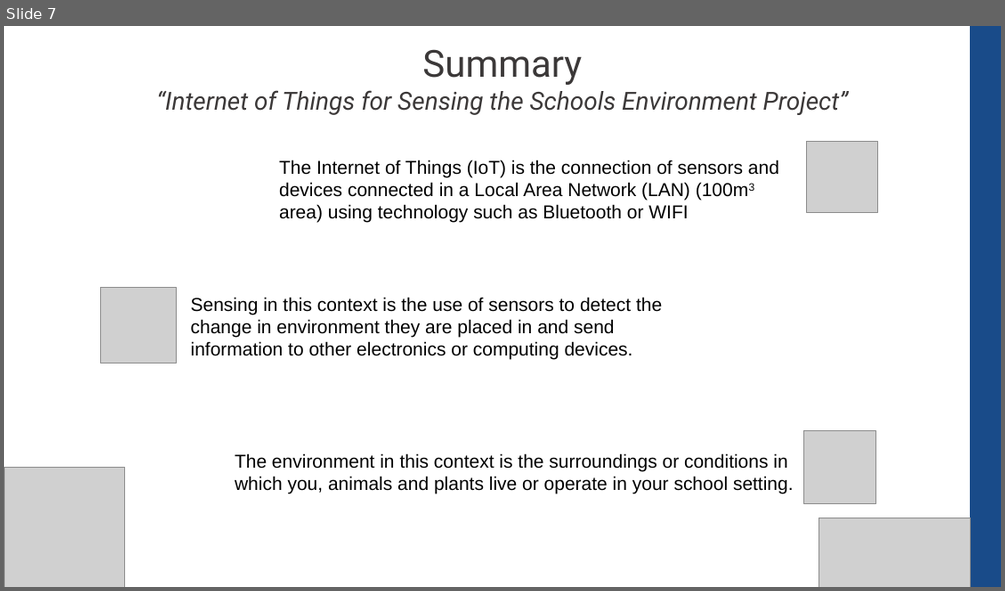
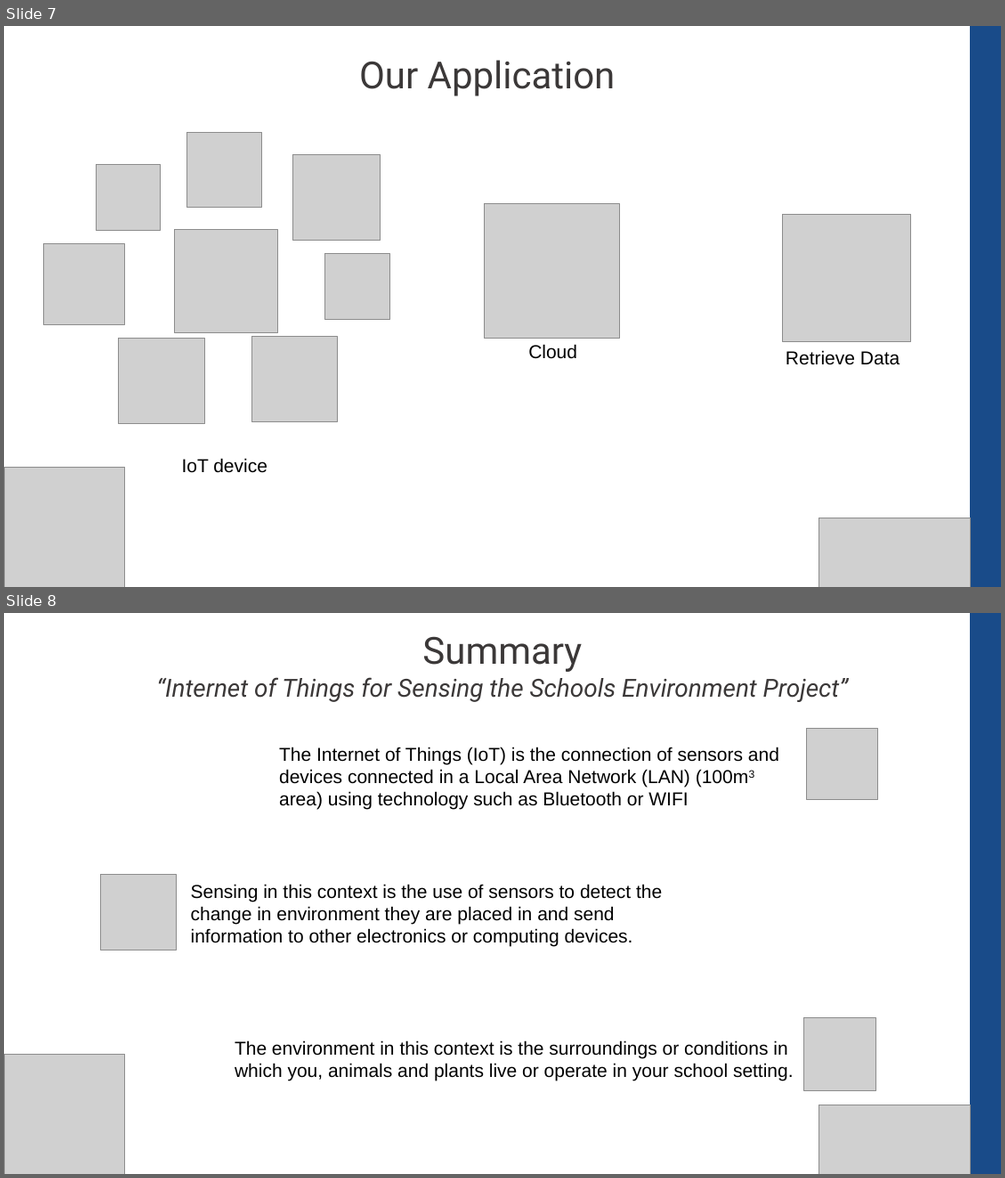
Before and after one commit to CompEng0001/IoT-and-Our-Schools-Environments-for-Education, a slide deck: Lessons/Introduction.pptx. Shown one above the other, each under a label of ours: slide 7 before the commit, slides 7 and 8 after it. The pictures are 1005x591 and 1005x1178 pixels, drawn with LibreOffice and Linux fonts; fonts in the diff are those of the drawing; grey boxes stand for pictures. Boxes give left, top, right and bottom in pixels: in the first picture for what was removed or moved away, otherwise in the second. Text is boxed around its words. In the diff, an @@ line names an element or a change of style, - is before the commit and + after.

```diff
--- a/Lessons/Introduction.pptx
+++ b/Lessons/Introduction.pptx
@@ slide 7 added at <box>4,26,1001,587</box>, background #FFFFFF @@
@@ rectangle added at <box>971,26,1001,587</box>, fill #194B89, outline #194B89 1 pt @@
@@ text added at <box>359,60,615,96</box>, 36 pt, text #3B3838 @@
+Our Application
@@ picture added at <box>485,204,619,338</box> @@
@@ group added at <box>44,133,390,423</box>: 8 pictures @@
@@ picture added at <box>783,214,910,342</box> @@
@@ text added at <box>528,344,577,359</box>, 18 pt, text #000000 @@
+Cloud
@@ text added at <box>785,350,899,365</box>, 18 pt, text #000000 @@
+Retrieve Data
@@ picture added at <box>5,467,125,587</box> @@
@@ text added at <box>182,458,267,473</box>, 18 pt, text #000000 @@
+IoT device
@@ picture added at <box>819,517,971,587</box> @@
@@ what was slide 7 is now slide 8 @@
```
Also in this commit, not shown: 1 slide changed.
